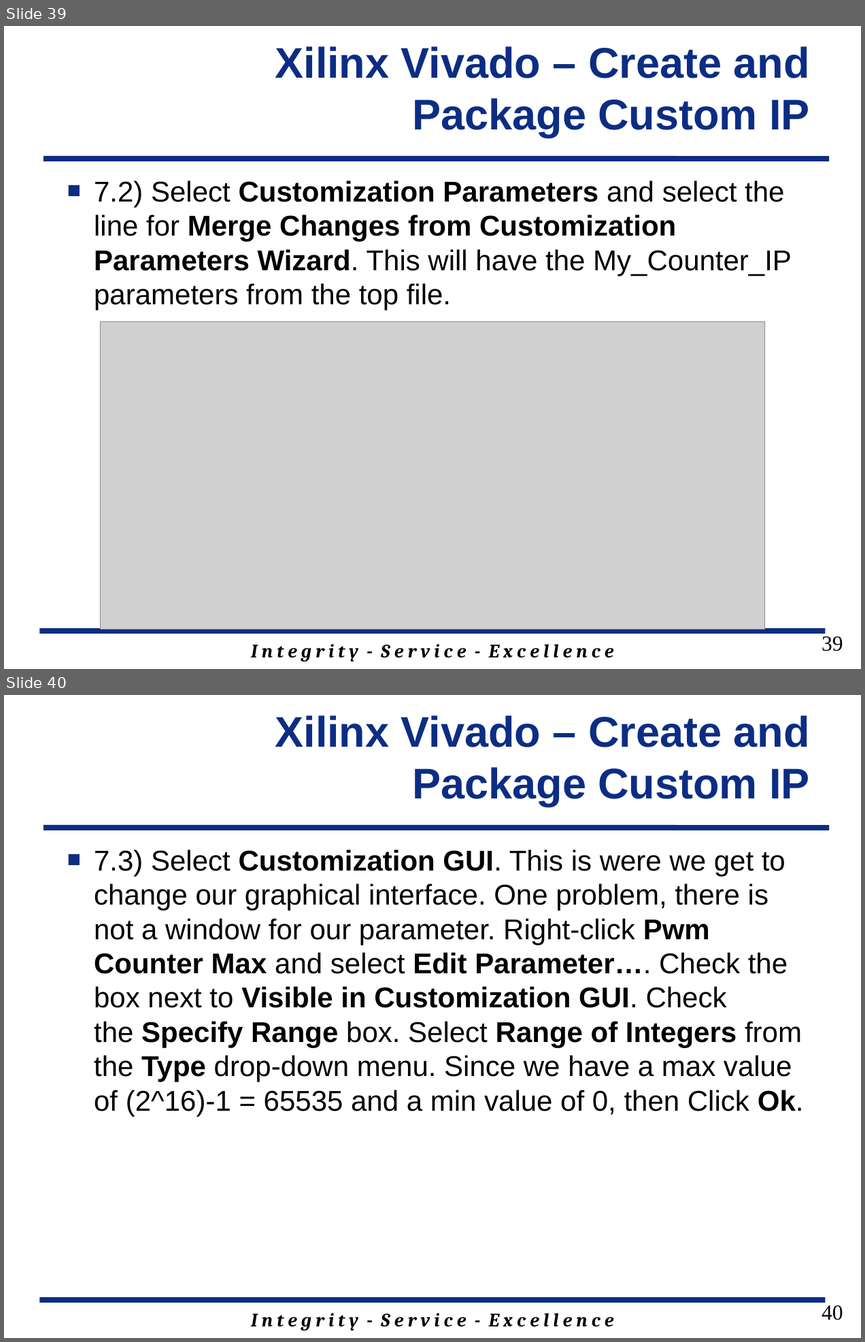
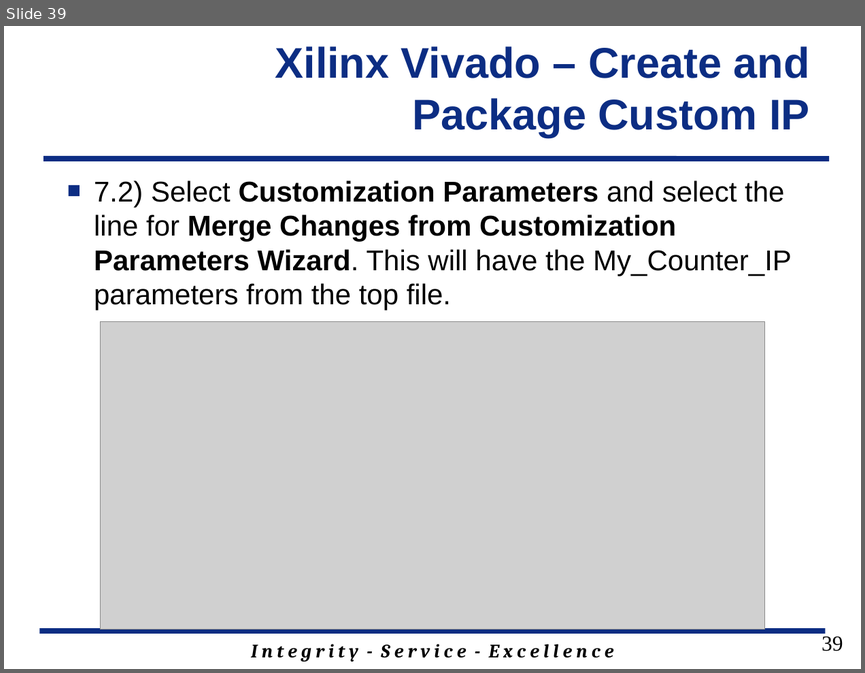
Before and after one commit to jfalkinburg/ECE383_web, a slide deck: lecture/slides/ECE_383_Lec18.pptx. Shown one above the other, each under a label of ours: slides 39 and 40 before the commit, slide 39 after it. The pictures are 865x1342 and 865x673 pixels, drawn with LibreOffice and Linux fonts; fonts in the diff are those of the drawing; grey boxes stand for pictures; background and template pictures are left out. Boxes give left, top, right and bottom in pixels: in the first picture for what was removed or moved away, otherwise in the second. Text is boxed around its words. In the diff, an @@ line names an element or a change of style, - is before the commit and + after.

Commit message:
updating Lecture 18 slides again.

```diff
--- a/lecture/slides/ECE_383_Lec18.pptx
+++ b/lecture/slides/ECE_383_Lec18.pptx
@@ slide 40 removed at bbox=[4, 695, 861, 1338], background #FFFFFF; not listed: 3 template elements that a slide beside it also shows @@
@@ title removed at bbox=[275, 715, 810, 806] @@
-Xilinx Vivado – Create and Package Custom IP
@@ text removed at bbox=[94, 849, 804, 1116] @@
-■ 7.3) Select Customization GUI. This is were we get to change our graphical interface. One problem, there is not a window for our parameter. Right-click Pwm Counter Max and select Edit Parameter…. Check the box next to Visible in Customization GUI. Check the Specify Range box. Select Range of Integers from the Type drop-down menu. Since we have a max value of (2^16)-1 = 65535 and a min value of 0, then Click Ok.
@@ page number removed at bbox=[821, 1305, 842, 1320] @@
-40
```
